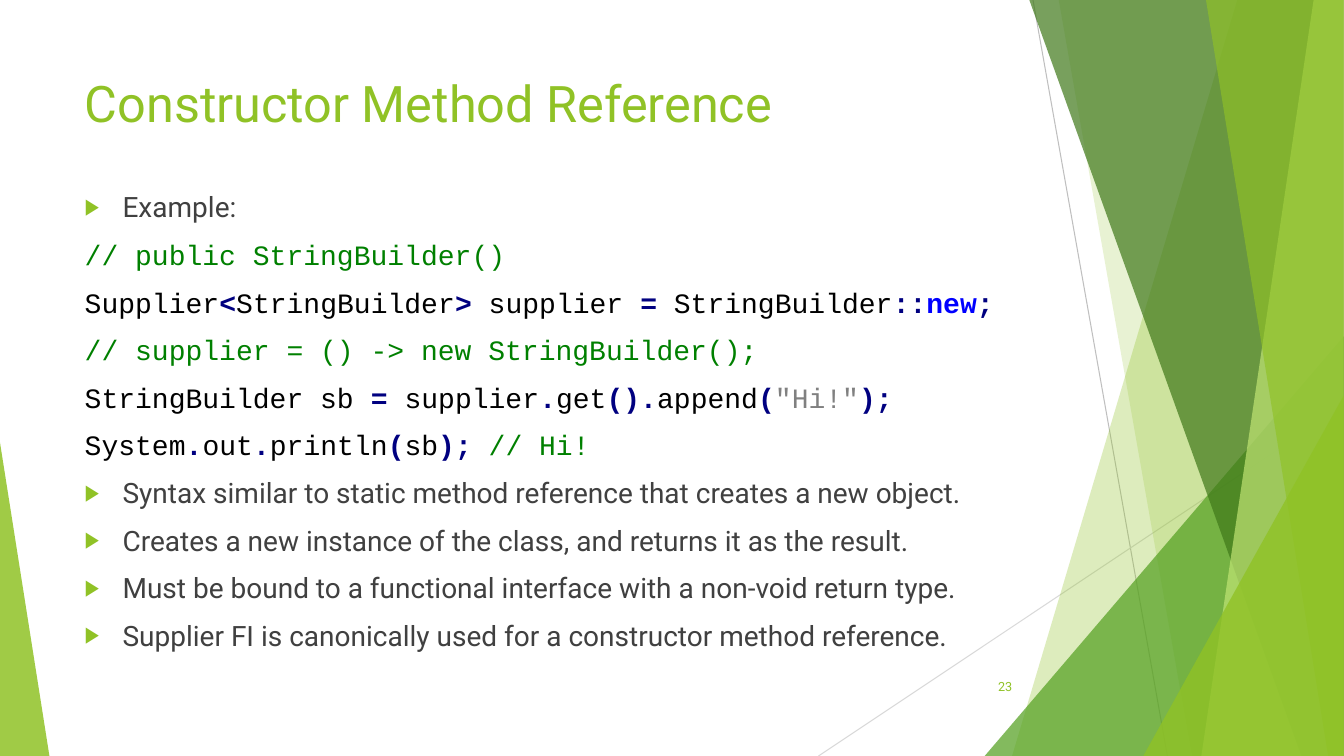
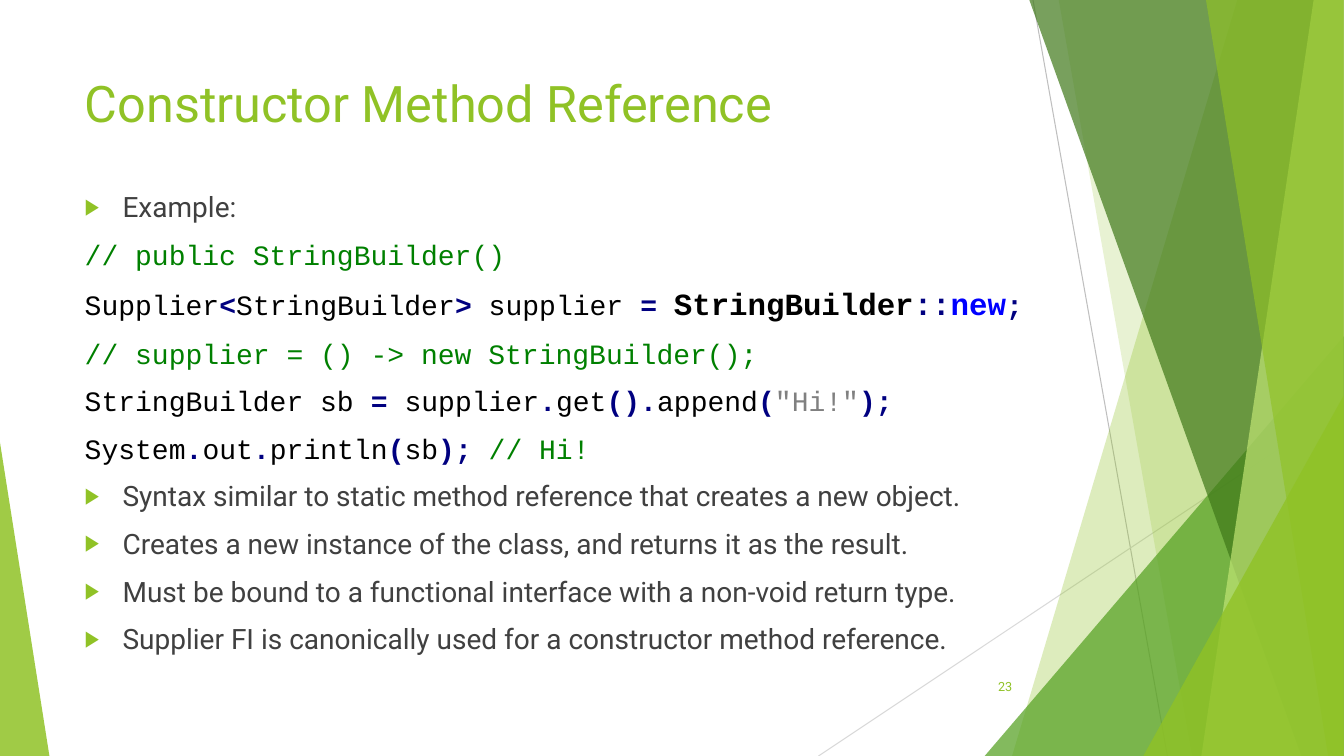
Before and after one commit to RichardRoda/2017-CodePaLOUsa-Lambda, a slide deck: slide 23 of Learning to Love the Lambda in the Stream.pptx. Drawn at 1344x756 pixels with LibreOffice and Linux fonts; fonts in the diff are those of the drawing. Boxes give left, top, right and bottom in pixels: in the first picture for what was removed or moved away, otherwise in the second. Text is boxed around its words. In the diff, an @@ line names an element or a change of style, - is before the commit and + after.

Commit message:
Publish changes to simplify slides.  Highlight the method references in the method references slide.

```diff
--- a/Learning to Love the Lambda in the Stream.pptx
+++ b/Learning to Love the Lambda in the Stream.pptx
@@ text at <box>85,293,1006,322</box>: size 20 to 22 pt, bold on in "StringBuilder::new;" @@
```
Also in this commit, not shown: 11 other slides changed, 1 other file.
